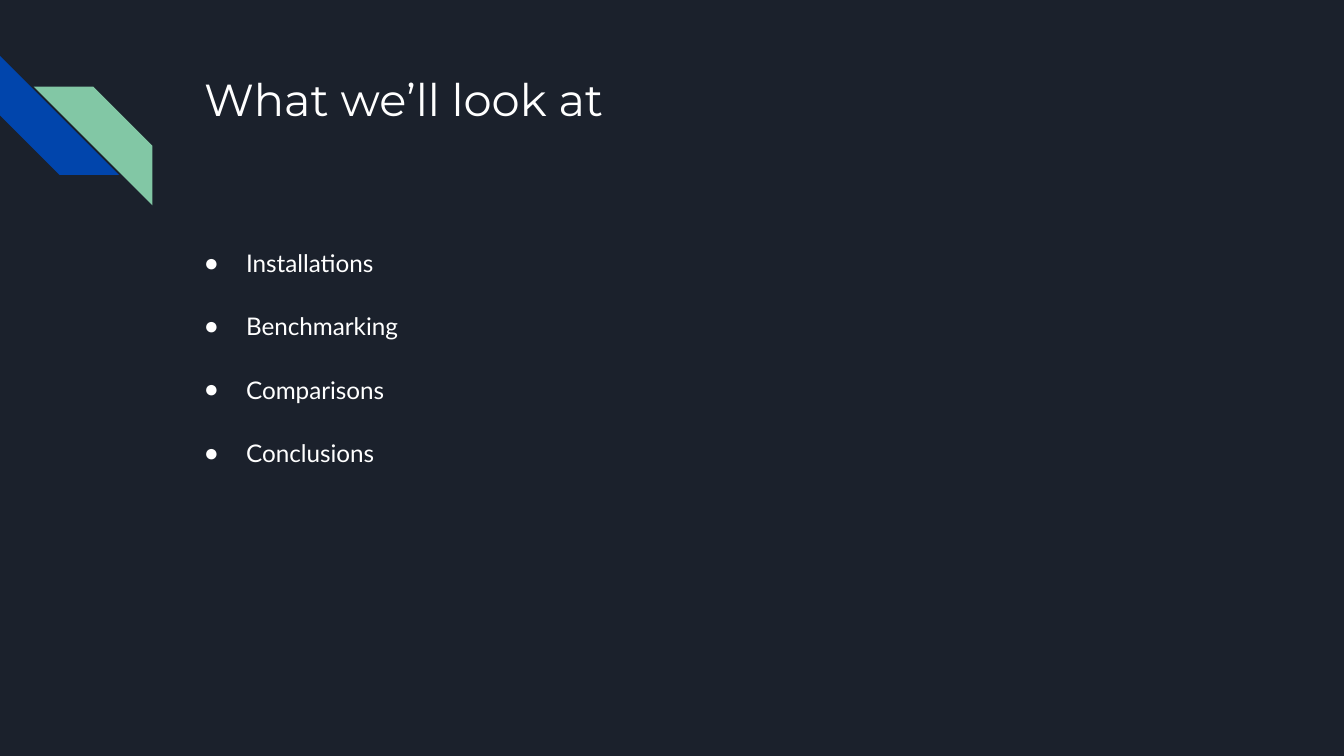
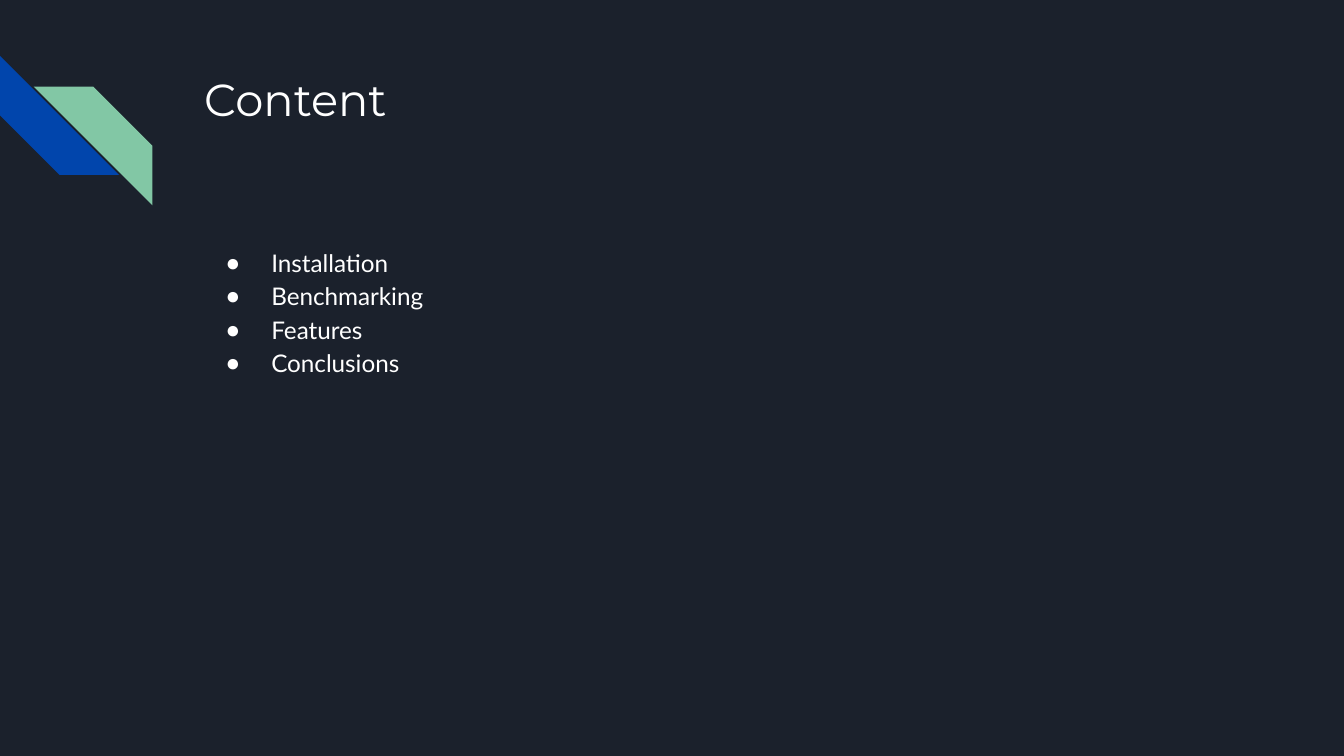
Before and after one commit to Tymodk/Comparative-Study, a slide deck: slide 2 of Laravel vs CodeIgniter.pptx. Drawn at 1344x756 pixels with LibreOffice and Linux fonts; fonts in the diff are those of the drawing. Boxes give left, top, right and bottom in pixels: in the first picture for what was removed or moved away, otherwise in the second. Text is boxed around its words. In the diff, an @@ line names an element or a change of style, - is before the commit and + after.

```diff
--- a/Laravel vs CodeIgniter.pptx
+++ b/Laravel vs CodeIgniter.pptx
@@ title at box(204, 84, 387, 117): text changed @@
-What we’ll look at
+Content
@@ text at box(271, 254, 388, 272): text changed @@
-● Installations
+● Installation
@@ text at box(271, 287, 423, 372): indent changed; less space between paragraphs @@
@@ text at box(271, 321, 362, 339): text changed @@
-● Comparisons
+● Features
```
Also in this commit, not shown: 3 other slides changed, 4 slides added, 3 other files.
